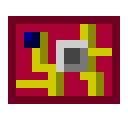
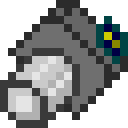
Two versions of the same layered image (128x128). Layer-by-layer changes:
hid "part.logistics_chip" over [8, 16, 120, 104]
showed "Motor", painted on it over [0, 0, 128, 128]
